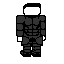
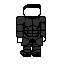
Layers edited between the first and the second 64 x 64 image:
renamed "Stand1" to "Walk1", showed it over 16, 4, 46, 46
removed layer "Stand2" over 16, 3, 46, 46
